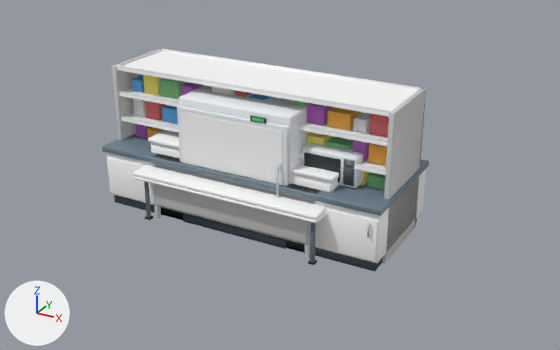
The glTF model game/Art/Models/furniture_kit.glb, before and after one commit.
One viewpoint serves both versions: a 50 mm camera at (3.61, -6.2, 3.54) aimed at (0.23, -0.06, 0.47). Every picture has the same lights, and +X, +Y and +Z are marked at lower left. The older version comes first.

Names of what the first picture shows: 'clinical_cupboard', 'drug_fridge', 'drug_fridge_glass', 'kitchenette', 'medicine_shelves', 'office_desk', 'plaster_sink', 'staff_table'.
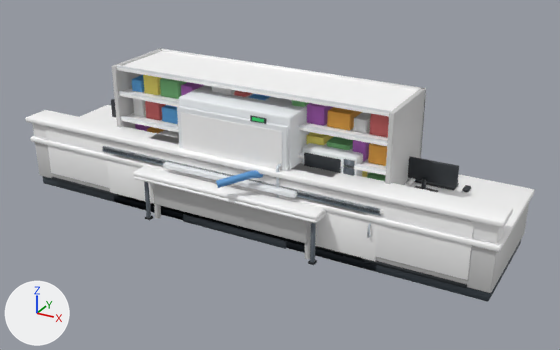
Pixel boxes [x1, y1, x2, y2] of what changed, in the pictures (560 x 350 px):
'reception_desk', added: after [25, 99, 535, 302]
    faces in mat_tintlight_wood (white #ffffff): [25, 110, 513, 280]
    faces in mat_tintlight_laminate (white #ffffff): [30, 105, 535, 252]
    faces in mat_tintdark_laminate (light grey #cccccc): [35, 142, 529, 293]
    faces in mat_black_plastic (dark grey #2a2f34): [51, 99, 471, 288]
    faces in mat_plinth_rubber (greyish blue #4a545d): [43, 176, 521, 302]
'pharmacy_counter', added (mostly hidden): after [102, 146, 416, 271]
    faces in mat_plinth_rubber (greyish blue #4a545d): [113, 196, 376, 271]
    faces in mat_tintlight_laminate (white #ffffff): [102, 146, 416, 215]
    faces in mat_black_plastic (dark grey #2a2f34): [120, 196, 364, 261]
'anaesthetic_machine', added: after [163, 162, 297, 198]
'ventilator', added: after [216, 170, 264, 188]
'clinical_cupboard', unchanged, covered by the edit: before [148, 130, 339, 192]; after [150, 130, 338, 177]
'plaster_sink', unchanged, covered by the edit: before [154, 155, 320, 253]; after [162, 209, 305, 252]

The change, as a diff of the scene's bpy script:
```diff
--- a/game/Art/Models/furniture_kit.glb.py
+++ b/game/Art/Models/furniture_kit.glb.py
@@ ob_anaesthetic_machine @@
+ob_anaesthetic_machine = bpy.data.objects.new('anaesthetic_machine', me_anaesthetic_machine)  # 1048 vertices, 1984 faces; spans x -0.72..0.72, y -0.68..0.76, z 0.0..1.081; in mat_rubber (black #22272b), mat_chrome (light grey #c3ccd3), mat_tint_laminate (white #ffffff), mat_tintlight_laminate (white #ffffff), mat_white_plastic (white #eef2f5), mat_boxpurple (purple #ba68c8), mat_boxyellow (yellow #fff176), mat_boxblue (blue #64b5f6), mat_jug_plastic (blue #b3e5fc), mat_frame_metal (greyish blue #5e6770), mat_black_plastic (dark grey #2a2f34), mat_tubing_plastic (blue #5c9bd6)
+ob_anaesthetic_machine.location = (0.0, 0.0, 0.0)
@@ ob_ventilator @@
+ob_ventilator = bpy.data.objects.new('ventilator', me_ventilator)  # 492 vertices, 892 faces; spans x -0.285..0.434, y -0.928..0.247, z 0.002..0.897; in mat_frame_metal (greyish blue #5e6770), mat_rubber (black #22272b), mat_chrome (light grey #c3ccd3), mat_white_plastic (white #eef2f5), mat_tint_laminate (white #ffffff), mat_black_plastic (dark grey #2a2f34), mat_screen (dark blue #24425e), mat_screenglow (blue #4fc3f7), mat_led (green #3ee07a), mat_jug_plastic (blue #b3e5fc), mat_tubing_plastic (blue #5c9bd6)
+ob_ventilator.location = (0.0, 0.0, 0.0)
@@ ob_pharmacy_counter @@
+ob_pharmacy_counter = bpy.data.objects.new('pharmacy_counter', me_pharmacy_counter)  # 880 vertices, 1660 faces; spans x -1.53..1.53, y -0.63..0.63, z 0.0..0.96; in mat_plinth_rubber (greyish blue #4a545d), mat_tintdark_laminate (light grey #cccccc), mat_tintlight_laminate (white #ffffff), mat_tintlight_wood (white #ffffff), mat_black_plastic (dark grey #2a2f34), mat_screen (dark blue #24425e), mat_screenglow (blue #4fc3f7), mat_paper (white #f4f5f0), mat_valve_plastic (green #2e7d32)
+ob_pharmacy_counter.location = (0.0, 0.0, 0.0)
@@ ob_reception_desk @@
+ob_reception_desk = bpy.data.objects.new('reception_desk', me_reception_desk)  # 1052 vertices, 1992 faces; spans x -2.54..2.54, y -0.65..0.63, z 0.0..0.88; in mat_plinth_rubber (greyish blue #4a545d), mat_tintdark_laminate (light grey #cccccc), mat_tintlight_laminate (white #ffffff), mat_tint_laminate (white #ffffff), mat_tintlight_wood (white #ffffff), mat_black_plastic (dark grey #2a2f34), mat_screen (dark blue #24425e), mat_screenglow (blue #4fc3f7)
+ob_reception_desk.location = (0.0, 0.0, 0.0)
```
